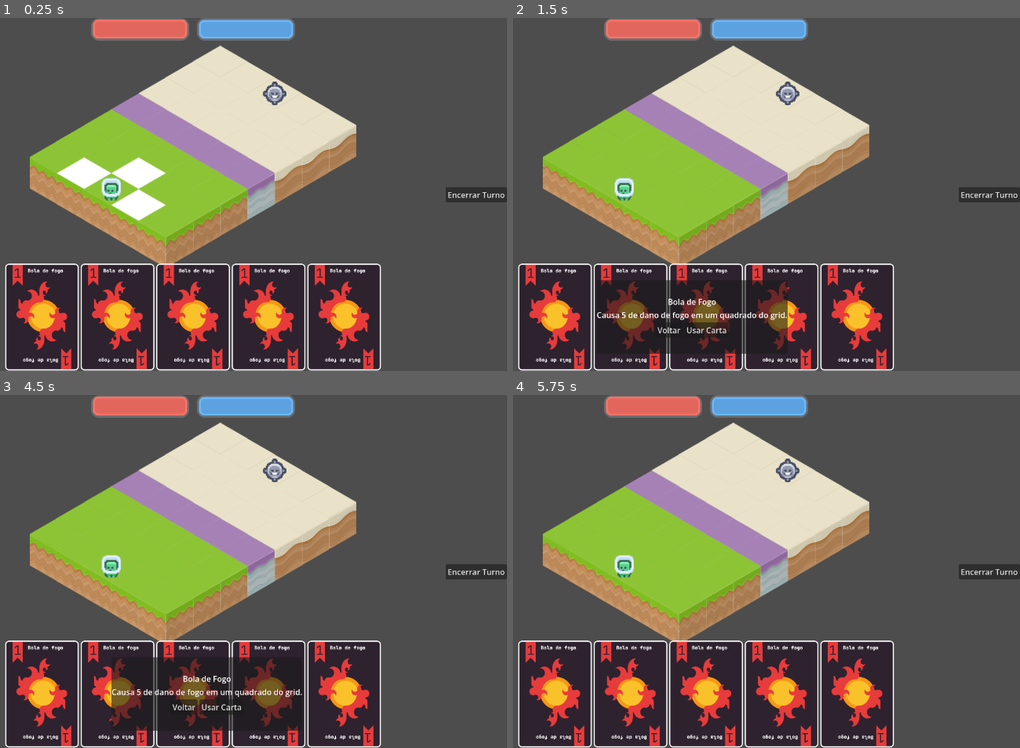
Above: before the commit, frames 1-4 (two rows, left to right).
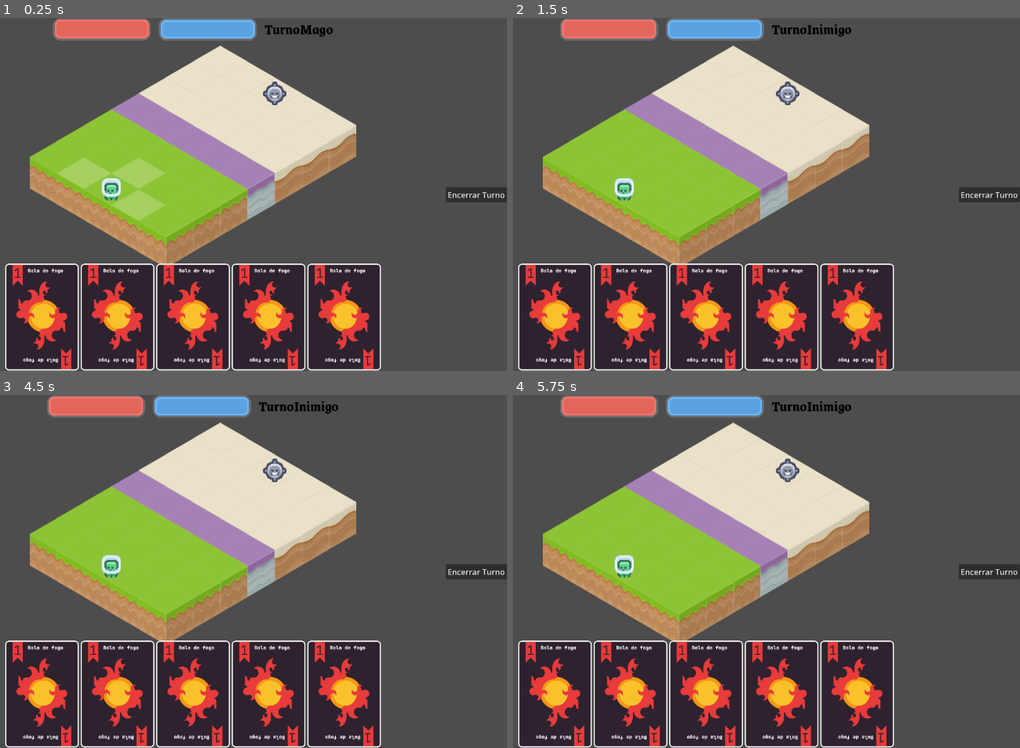
Above: after the commit, the same moments.

Repository: Magistratus-Studio/Grimmoria
Game: Godot game, scene res://Cenas/Combate.tscn
The game is run twice, just before and just after one commit, with the same random seed, the same clock (stepped at 60 frames per second) and the same inputs. This scene is started directly instead of the project's main scene.
Inputs (mouse positions are in pixels of both pictures, inside the frame that each line leads up to):
- Up to frame 1 (0.25 s): no input
- Up to frame 2 (1.5 s): click "Encerrar Turno" at 0.5 s; click (553, 318) at 1.27 s
- Up to frame 3 (4.5 s): click (116, 695) at 2.02 s; click (192, 695) at 2.77 s; click (268, 695) at 3.52 s; click (344, 695) at 4.27 s
- Up to frame 4 (5.75 s): click (695, 705) at 5 s, where only the run before the commit has a clickable "Voltar"

The runs differ from the first frame. In frame 1, 3.3% of the frame differs, in the area x 10-66%, y 0-58%; in frame 2, 5.1%; in frame 3, 5.1%, in the area x 9-67%, y 0-96%; in frame 4, 2.0%.

Commit message:
feat: maquina de estados de turno

Diff:
--- a/grimmoria/Assets/MaquinaEstados/MaquinaEstados.gd
+++ b/grimmoria/Assets/MaquinaEstados/MaquinaEstados.gd
@@ -2,6 +2,9 @@
 
 @export var estadoInicial: Estado
 var estadoAtual: Estado
+
+#func _ready() -> void:
+	#await $"../TileMapLayer/Entidades".ready
 
 func init(pai: Node2D) -> void:
 	for filho in get_children():
@@ -15,6 +18,7 @@
 
 	estadoAtual = novoEstado
 	estadoAtual.entrar()
+	$"../CanvasLayer/StatusTopo/Label".text = estadoAtual.name
 
 func processarTurno() -> void:
 	var novoEstado = estadoAtual.processarTurno()
--- a/grimmoria/Assets/MaquinaEstados/turnoMago.gd
+++ b/grimmoria/Assets/MaquinaEstados/turnoMago.gd
@@ -1,7 +1,29 @@
 extends Estado
 
+signal maximizarMana()
+signal habilitarMovimentacao()
+signal desabilitarMovimentacao()
+signal habilitarCarta()
+signal desabilitarCarta()
+
+@export var carta_teste: CardResource
+
+# comprar 5 cartas
+# mana no máximo
 func entrar() -> void:
 	print("Entrou no turno do mago")
 
+	for i in 5:
+		# falta comprar do baralho de compra
+		pai.comprar_carta(carta_teste)
+
+	maximizarMana.emit()
+	habilitarMovimentacao.emit()
+	habilitarCarta.emit()
+
+func sair() -> void:
+	desabilitarMovimentacao.emit()
+	desabilitarCarta.emit()
+
 func processarTurno() -> Estado:
 	return proximoEstado
--- /dev/null
+++ b/grimmoria/Assets/shaderDestaqueMovimento.gdshader
@@ -0,0 +1,35 @@
+shader_type canvas_item;
+
+// A cor para a qual o bloco vai piscar (aparecerá no Inspector)
+uniform vec4 cor_destaque : source_color = vec4(1.0, 0.8, 0.2, 1.0); // Padrão: Amarelo/Dourado
+
+// A velocidade do pulsar
+uniform float velocidade = 3.0;
+
+// O quanto a nova cor vai sobrepor a original.
+// 0.0 = Cor original pura | 1.0 = Cor de destaque pura
+uniform float intensidade_minima = 0.1;
+uniform float intensidade_maxima = 0.8;
+
+void fragment() {
+    // 1. Lê a cor e a transparência originais do pixel da tua imagem
+    vec4 cor_original = texture(TEXTURE, UV);
+
+    // 2. Calcula a onda senoidal com o Tempo (TIME)
+    // O sin() retorna valores entre -1 e 1.
+    // Somar 1.0 e dividir por 2.0 converte esse intervalo para ir de 0.0 a 1.0.
+    float onda = (sin(TIME * velocidade) + 1.0) / 2.0;
+
+    // 3. Ajusta a onda para respeitar os teus limites de intensidade
+    float fator_mistura = mix(intensidade_minima, intensidade_maxima, onda);
+
+    // 4. Mistura (interpola) a cor original com a cor de destaque
+    vec4 cor_final = mix(cor_original, cor_destaque, fator_mistura);
+
+    // 5. Preserva a transparência original!
+    // Isto garante que o que é transparente à volta do losango não se torne um quadrado colorido.
+    cor_final.a = mix(cor_original.a, cor_destaque.a, fator_mistura) * cor_original.a;
+
+    // 6. Aplica o resultado final no ecrã
+    COLOR = cor_final;
+}
--- /dev/null
+++ b/grimmoria/Assets/shaderDestaqueMovimento.tres
@@ -0,0 +1,10 @@
+[gd_resource type="ShaderMaterial" format=3 uid="uid://b32enl082xn8"]
+
+[ext_resource type="Shader" uid="uid://dl025exih1li8" path="res://Assets/shaderDestaqueMovimento.gdshader" id="1_u81b6"]
+
+[resource]
+shader = ExtResource("1_u81b6")
+shader_parameter/cor_destaque = Color(1, 1, 1, 0)
+shader_parameter/velocidade = 5.0
+shader_parameter/intensidade_minima = 0.1
+shader_parameter/intensidade_maxima = 0.8
--- a/grimmoria/Cenas/Combate.tscn
+++ b/grimmoria/Cenas/Combate.tscn
@@ -4,14 +4,17 @@
 [ext_resource type="Script" uid="uid://dh2lm161qctcj" path="res://Scripts/Combate/combate.gd" id="1_wug3p"]
 [ext_resource type="Texture2D" uid="uid://du3i4lu4eeaai" path="res://Sprites/leitura/tilemap-characters.png" id="2_803ca"]
 [ext_resource type="Resource" uid="uid://b0p7o771bkjlb" path="res://Assets/Cartas/bolaDeFogo.tres" id="2_wug3p"]
-[ext_resource type="Script" uid="uid://cx1ci7xxcbhbq" path="res://Scripts/Combate/jogadorController.gd" id="4_bal3l"]
+[ext_resource type="Script" uid="uid://cx1ci7xxcbhbq" path="res://Scripts/Combate/entidadeController.gd" id="4_bal3l"]
 [ext_resource type="Script" uid="uid://cpny1x1o178x5" path="res://Scripts/Combate/StatusController.gd" id="5_siuw5"]
 [ext_resource type="Texture2D" uid="uid://ug7ljhogi6fv" path="res://Sprites/spritesheet-double.png" id="5_t8vnd"]
 [ext_resource type="Texture2D" uid="uid://dy6ucdnym0bmx" path="res://Sprites/combate/Group 101.svg" id="6_8biop"]
+[ext_resource type="Script" uid="uid://b1xgt1v4tkeu8" path="res://Scripts/Combate/jogadorController.gd" id="6_smc8k"]
 [ext_resource type="Script" uid="uid://c737xlwb28v8a" path="res://Assets/MaquinaEstados/MaquinaEstados.gd" id="7_skvce"]
+[ext_resource type="Material" uid="uid://b32enl082xn8" path="res://Assets/shaderDestaqueMovimento.tres" id="7_t4v4m"]
 [ext_resource type="Script" uid="uid://d1av48kgh3js8" path="res://Assets/MaquinaEstados/turnoMago.gd" id="8_8eml1"]
 [ext_resource type="Script" uid="uid://dx7p8gfeq1852" path="res://Assets/MaquinaEstados/turnoInimigo.gd" id="9_c6din"]
 [ext_resource type="Script" uid="uid://dg1c6voeuauhj" path="res://Assets/MaquinaEstados/turnoFinalizar.gd" id="10_hag46"]
+[ext_resource type="LabelSettings" uid="uid://cmd057lsx5dsu" path="res://Assets/TextosBotoes.tres" id="15_c7etf"]
 
 [sub_resource type="AtlasTexture" id="AtlasTexture_t8vnd"]
 atlas = ExtResource("2_803ca")
@@ -61,12 +64,14 @@
 [node name="Jogador" type="Sprite2D" parent="TileMapLayer/Entidades" unique_id=854776950]
 scale = Vector2(2, 2)
 texture = SubResource("AtlasTexture_t8vnd")
+script = ExtResource("6_smc8k")
 
 [node name="Inimigo" type="Sprite2D" parent="TileMapLayer/Entidades" unique_id=1150931232]
 scale = Vector2(2, 2)
 texture = SubResource("AtlasTexture_skvce")
 
 [node name="DestaqueLayer" type="TileMapLayer" parent="." unique_id=289071416]
+material = ExtResource("7_t4v4m")
 tile_set = SubResource("TileSet_8eml1")
 occlusion_enabled = false
 
@@ -76,6 +81,7 @@
 
 [node name="TurnoMago" type="Node" parent="TurnManager" unique_id=63060757 node_paths=PackedStringArray("proximoEstado")]
 script = ExtResource("8_8eml1")
+carta_teste = ExtResource("2_wug3p")
 proximoEstado = NodePath("../TurnoInimigo")
 
 [node name="TurnoInimigo" type="Node" parent="TurnManager" unique_id=252391151 node_paths=PackedStringArray("proximoEstado")]
@@ -119,6 +125,11 @@
 stretch_margin_bottom = 14
 texture_under = SubResource("AtlasTexture_siuw5")
 texture_progress = SubResource("AtlasTexture_8biop")
+
+[node name="Label" type="Label" parent="CanvasLayer/StatusTopo" unique_id=2147280699]
+layout_mode = 2
+text = "Turno do Mago"
+label_settings = ExtResource("15_c7etf")
 
 [node name="MaoJogador" type="HBoxContainer" parent="CanvasLayer" unique_id=575488525]
 anchors_preset = -1
@@ -173,6 +184,11 @@
 text = "Usar Carta"
 
 [connection signal="cartaUsada" from="." to="CanvasLayer/StatusTopo" method="use_mana"]
+[connection signal="desabilitarCarta" from="TurnManager/TurnoMago" to="." method="_on_turno_mago_desabilitar_carta"]
+[connection signal="desabilitarMovimentacao" from="TurnManager/TurnoMago" to="TileMapLayer/Entidades/Jogador" method="_on_turno_mago_desabilitar_movimentacao"]
+[connection signal="habilitarCarta" from="TurnManager/TurnoMago" to="." method="_on_turno_mago_habilitar_carta"]
+[connection signal="habilitarMovimentacao" from="TurnManager/TurnoMago" to="TileMapLayer/Entidades/Jogador" method="_on_turno_mago_habilitar_movimentacao"]
+[connection signal="maximizarMana" from="TurnManager/TurnoMago" to="CanvasLayer/StatusTopo" method="_on_turno_mago_maximizar_mana"]
 [connection signal="pressed" from="CanvasLayer/TurnoButton" to="." method="_on_turno_button_pressed"]
 [connection signal="pressed" from="CanvasLayer/TurnoButton" to="TileMapLayer/Entidades" method="_on_turno_button_pressed"]
 [connection signal="pressed" from="CanvasLayer/ModalDescricao/VBoxContainer/HBoxContainer/BotaoFechar" to="." method="_on_botao_fechar_modal_pressed"]
--- a/grimmoria/Scripts/Combate/StatusController.gd
+++ b/grimmoria/Scripts/Combate/StatusController.gd
@@ -32,3 +32,9 @@
 		take_damage(10)
 	if event is InputEventKey and event.pressed and event.keycode == KEY_1:
 		use_mana(10)
+
+
+func _on_turno_mago_maximizar_mana() -> void:
+	mp = MAXMP
+	mpBar.value = mp
+	Globals.mp = mp
--- a/grimmoria/Scripts/Combate/combate.gd
+++ b/grimmoria/Scripts/Combate/combate.gd
@@ -37,14 +37,6 @@
 
 	_inicializar_combate()
 
-	# TESTE AUTOMÁTICO: Carrega sua bola de fogo se ela estiver configurada no editor
-	# Se preferir usar o load(), mude para: comprar_carta(load("res://..."))
-	# Para este exemplo, assumindo que você chamará comprar_carta() de algum lugar
-	comprar_carta(carta_teste)
-	comprar_carta(carta_teste)
-	comprar_carta(carta_teste)
-	comprar_carta(carta_teste)
-	comprar_carta(carta_teste)
 
 func _inicializar_combate() -> void:
 	print("Combate Iniciado em Modo Paisagem!")
@@ -63,6 +55,10 @@
 	maquinaEstados.processarTurno()
 
 func comprar_carta(dados_da_carta: CardResource) -> void:
+	# COLOCAR DEPOIS: não permitir ações que possam aumentar o tamanho da mão quando estiver cheia
+	if mao_jogador.get_children().size() == 5:
+		print("Mão em tamanho máximo")
+		return
 	var nova_carta = cena_carta.instantiate()
 	nova_carta.dados = dados_da_carta
 	mao_jogador.add_child(nova_carta)
@@ -136,3 +132,11 @@
 
 		# Limpa as referências e fecha o modal
 		fecharModal()
+
+
+func _on_turno_mago_habilitar_carta() -> void:
+	mao_jogador.process_mode = Node.PROCESS_MODE_INHERIT
+
+func _on_turno_mago_desabilitar_carta() -> void:
+	mao_jogador.process_mode = Node.PROCESS_MODE_DISABLED
+	fecharModal()
--- /dev/null
+++ b/grimmoria/Scripts/Combate/entidadeController.gd
@@ -0,0 +1,9 @@
+extends Node2D
+
+@onready var tileMap: TileMapLayer = $".."
+@onready var jogador: Sprite2D = $Jogador
+@onready var inimigo: Sprite2D = $Inimigo
+
+func _ready() -> void:
+	jogador.position = tileMap.map_to_local(Globals.SPAWNPLAYER)
+	inimigo.position = tileMap.map_to_local(Globals.SPAWNINIMIGO)
--- a/grimmoria/Scripts/Combate/jogadorController.gd
+++ b/grimmoria/Scripts/Combate/jogadorController.gd
@@ -1,58 +1,40 @@
-extends Node2D
+extends Sprite2D
 
-@onready var tileMap: TileMapLayer = $".."
-@onready var destaqueLayer: TileMapLayer = $"../../DestaqueLayer"
-@onready var jogador: Sprite2D = $Jogador
-@onready var inimigo: Sprite2D = $Inimigo
-@onready var condicaoMovimento: bool = true
+@onready var tileMap: TileMapLayer = $"../.."
+@onready var destaqueLayer: TileMapLayer = $"../../../DestaqueLayer"
 
-# GRID
-# canto superior esquerdo: (-3,-3)
-# centro                 : (-1,0)
-# canto inferior direito : (1,3)
-const CENTER: Vector2i = Vector2i(-1,0)
-const SPAWNPLAYER: Vector2i = Vector2i(-1,3)
-const SPAWNINIMIGO: Vector2i = Vector2i(-1,-3)
-
+var podeMover: bool = false
 var vizinhos: Array[Vector2i]
 
-func _ready() -> void:
-	# await get_tree().process_frame
-	jogador.position = tileMap.map_to_local(SPAWNPLAYER)
-	inimigo.position = tileMap.map_to_local(SPAWNINIMIGO)
-	vizinhos = tileMap.get_surrounding_cells(tileMap.local_to_map(jogador.position))
+func _input(event: InputEvent) -> void:
+	if podeMover:
+		if event is InputEventMouseButton and event.is_pressed() and event.button_index == MOUSE_BUTTON_LEFT and not event.double_click:
+			var mousePos: Vector2 = event.position
+			var mousePosMapa: Vector2i = tileMap.local_to_map(tileMap.to_local(mousePos))
+			if mousePosMapa in vizinhos and tileMap.get_cell_tile_data(mousePosMapa):
+				self.position = tileMap.map_to_local(mousePosMapa)
+				podeMover = not podeMover
+				limparMovimento()
+
+
+func destacarMovimento() -> void:
+	for vizinho in vizinhos:
+		var data = tileMap.get_cell_tile_data(vizinho)
+		if data:
+			destaqueLayer.set_cell(vizinho, 1, Vector2i(0,0))
+
+func limparMovimento() -> void:
+	for vizinho in vizinhos:
+		var data = tileMap.get_cell_tile_data(vizinho)
+		if data:
+			destaqueLayer.set_cell(vizinho, -1, Vector2i(-1,-1))
+
+
+func _on_turno_mago_habilitar_movimentacao() -> void:
+	podeMover = true
+	vizinhos = tileMap.get_surrounding_cells(tileMap.local_to_map(self.position))
 	destacarMovimento()
 
-
-func _input(event: InputEvent) -> void:
-	if event is InputEventMouseButton and event.is_pressed() and event.button_index == MOUSE_BUTTON_LEFT and not event.double_click:
-		var mousePos: Vector2 = event.position
-		var mausePosMapa: Vector2i = tileMap.local_to_map(tileMap.to_local(mousePos))
-		vizinhos = tileMap.get_surrounding_cells(tileMap.local_to_map(jogador.position))
-		if condicaoMovimento:
-			for vizinho in vizinhos:
-				if vizinho == mausePosMapa and tileMap.get_cell_tile_data(vizinho):
-					jogador.position = tileMap.map_to_local(mausePosMapa)
-					condicaoMovimento = not condicaoMovimento
-					destacarMovimento()
-
-	if event is InputEventKey and event.is_pressed() and event.keycode == KEY_A:
-		destacarMovimento()
-
-
-func _on_turno_button_pressed() -> void:
-	condicaoMovimento = not condicaoMovimento
-	destacarMovimento()
-
-
-func destacarMovimento():
-	if condicaoMovimento:
-		for vizinho in vizinhos:
-			var data = tileMap.get_cell_tile_data(vizinho)
-			if data:
-				destaqueLayer.set_cell(vizinho, 1, Vector2i(0,0))
-	else:
-		for vizinho in vizinhos:
-			var data = tileMap.get_cell_tile_data(vizinho)
-			if data:
-				destaqueLayer.set_cell(vizinho, -1, Vector2i(-1,-1))
+func _on_turno_mago_desabilitar_movimentacao() -> void:
+	podeMover = false
+	limparMovimento()
--- a/grimmoria/Scripts/Globals.gd
+++ b/grimmoria/Scripts/Globals.gd
@@ -1,4 +1,12 @@
 extends Node
+
+# GRID
+# canto superior esquerdo: (-3,-3)
+# centro                 : (-1,0)
+# canto inferior direito : (1,3)
+const CENTER: Vector2i = Vector2i(-1,0)
+const SPAWNPLAYER: Vector2i = Vector2i(-1,3)
+const SPAWNINIMIGO: Vector2i = Vector2i(-1,-3)
 
 # Constantes mago
 const MAXVIDA:             int = 100
Not shown, added: grimmoria/Assets/shaderDestaqueMovimento.gdshader.uid
Not shown, added: grimmoria/Scripts/Combate/entidadeController.gd.uid
Not shown, changed: grimmoria/Scripts/Combate/jogadorController.gd.uid
